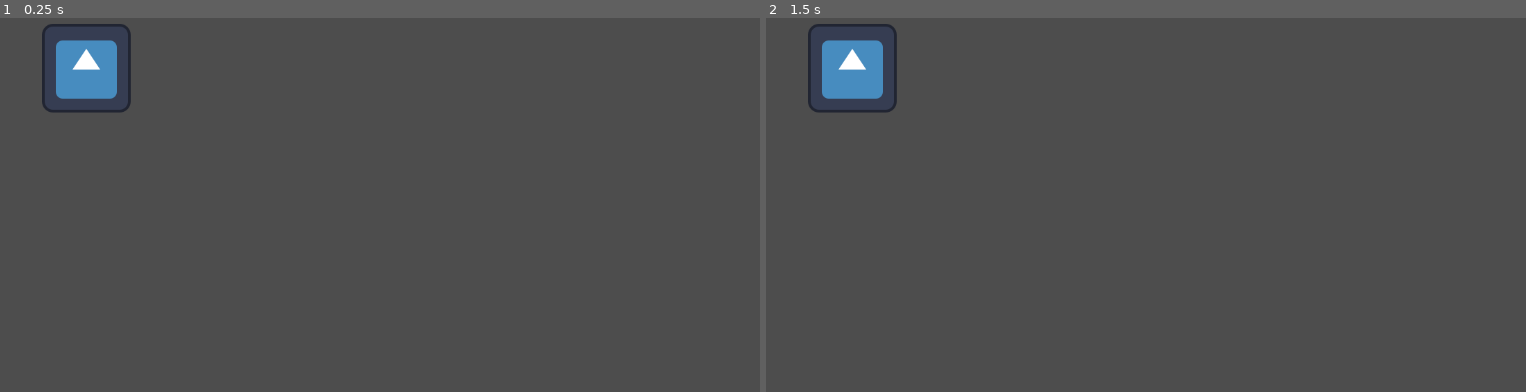
Above: before the commit, frames 1-2 (left to right).
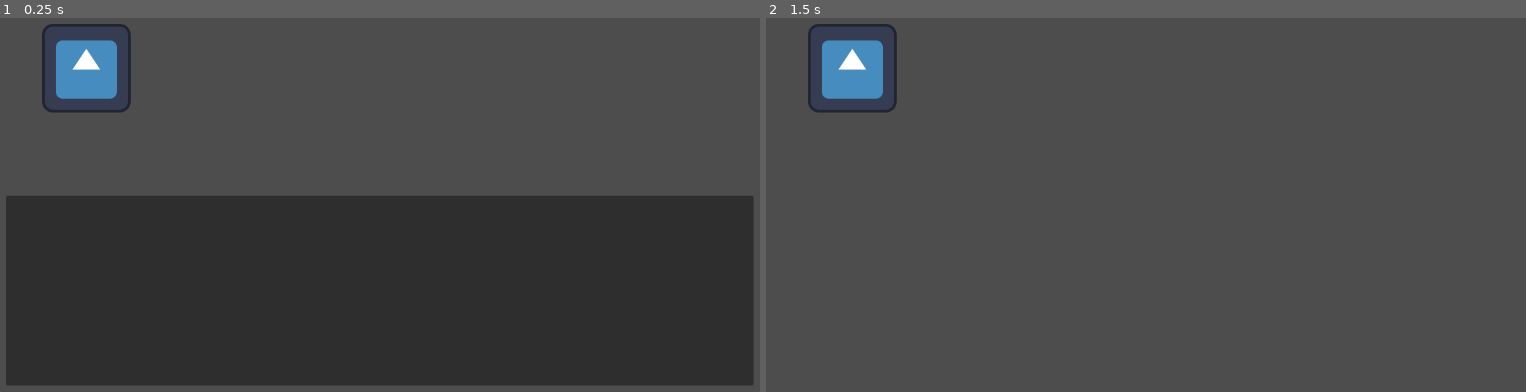
Above: after the commit, the same moments.

Repository: Sammouille/ouEstGodot
Game: Godot game, scene res://main.tscn
Two runs of this game, one before a commit and one after it. Both use one fixed random seed, a clock stepped at 60 frames per second and the inputs below. The engine's default icon, where the game draws it, is replaced by a stand-in: a white triangle on a blue panel in a dark square.
Inputs (mouse positions are in pixels of both pictures, inside the frame that each line leads up to):
- Up to frame 1 (0.25 s): no input
- Up to frame 2 (1.5 s): tap Enter at 0.5 s; move the mouse to (849, 66) at 0.52 s; click (849, 66) at 0.6 s; tap Space at 1.25 s; move the mouse to (986, 197) at 1.27 s; click (986, 197) at 1.35 s

The runs differ from the first frame. In frame 1, 50% of the frame differs, in the area x 0-100%, y 47-99%; in frame 2, nothing differs.

Commit message:
Rajout de fonctionnalité pour les dialogues

Diff:
--- a/Objets.gd
+++ b/Objets.gd
@@ -1,6 +1,9 @@
 extends Node2D
 
 var pickable:bool = false
+
+signal clicked_on_object
+
 
 # Called when the node enters the scene tree for the first time.
 func _ready():
@@ -11,7 +14,7 @@
 func _process(_delta):
 	if pickable:
 		if Input.is_action_just_pressed("ui_click"):
-			print("Objet cliqué !")
+			clicked_on_object.emit()
 
 
 func _on_mouse_entered():
--- /dev/null
+++ b/Textbox.tscn
@@ -0,0 +1,16 @@
+[gd_scene format=3 uid="uid://dhwyxhpy33sor"]
+
+[node name="Control" type="Control"]
+layout_mode = 3
+anchors_preset = 15
+anchor_right = 1.0
+anchor_bottom = 1.0
+grow_horizontal = 2
+grow_vertical = 2
+
+[node name="Panel" type="Panel" parent="."]
+layout_mode = 0
+offset_left = 53.0
+offset_top = 357.0
+offset_right = 1131.0
+offset_bottom = 631.0
--- /dev/null
+++ b/main.gd
@@ -0,0 +1,20 @@
+extends Node2D
+var file
+var content
+
+# Called when the node enters the scene tree for the first time.
+func _ready():
+	file = FileAccess.open("res://Dialogue.txt", FileAccess.READ)
+	content = file.get_as_text()
+	print(content.split("\n"))
+	pass # Replace with function body.
+
+
+# Called every frame. 'delta' is the elapsed time since the previous frame.
+func _process(_delta):
+	if Input.is_action_just_pressed("ui_click"):
+		$TextBox.visible = false
+
+
+func _on_node_2d_clicked_on_object():
+	$TextBox.visible = true
--- a/main.tscn
+++ b/main.tscn
@@ -1,8 +1,19 @@
-[gd_scene load_steps=2 format=3 uid="uid://c3040weor37fb"]
+[gd_scene load_steps=4 format=3 uid="uid://c3040weor37fb"]
 
+[ext_resource type="Script" path="res://main.gd" id="1_cekwp"]
 [ext_resource type="PackedScene" uid="uid://cmquqf3lqilqu" path="res://Objets.tscn" id="1_u1pr7"]
+[ext_resource type="PackedScene" uid="uid://dhwyxhpy33sor" path="res://Textbox.tscn" id="3_7wb8n"]
 
 [node name="Main" type="Node2D"]
+script = ExtResource("1_cekwp")
 
 [node name="Node2D" parent="." instance=ExtResource("1_u1pr7")]
 position = Vector2(149, 172)
+
+[node name="TextBox" parent="." instance=ExtResource("3_7wb8n")]
+offset_left = -20.0
+offset_top = -1.0
+offset_right = -20.0
+offset_bottom = -1.0
+
+[connection signal="clicked_on_object" from="Node2D" to="." method="_on_node_2d_clicked_on_object"]
Not shown, added: Dialogue.txt
